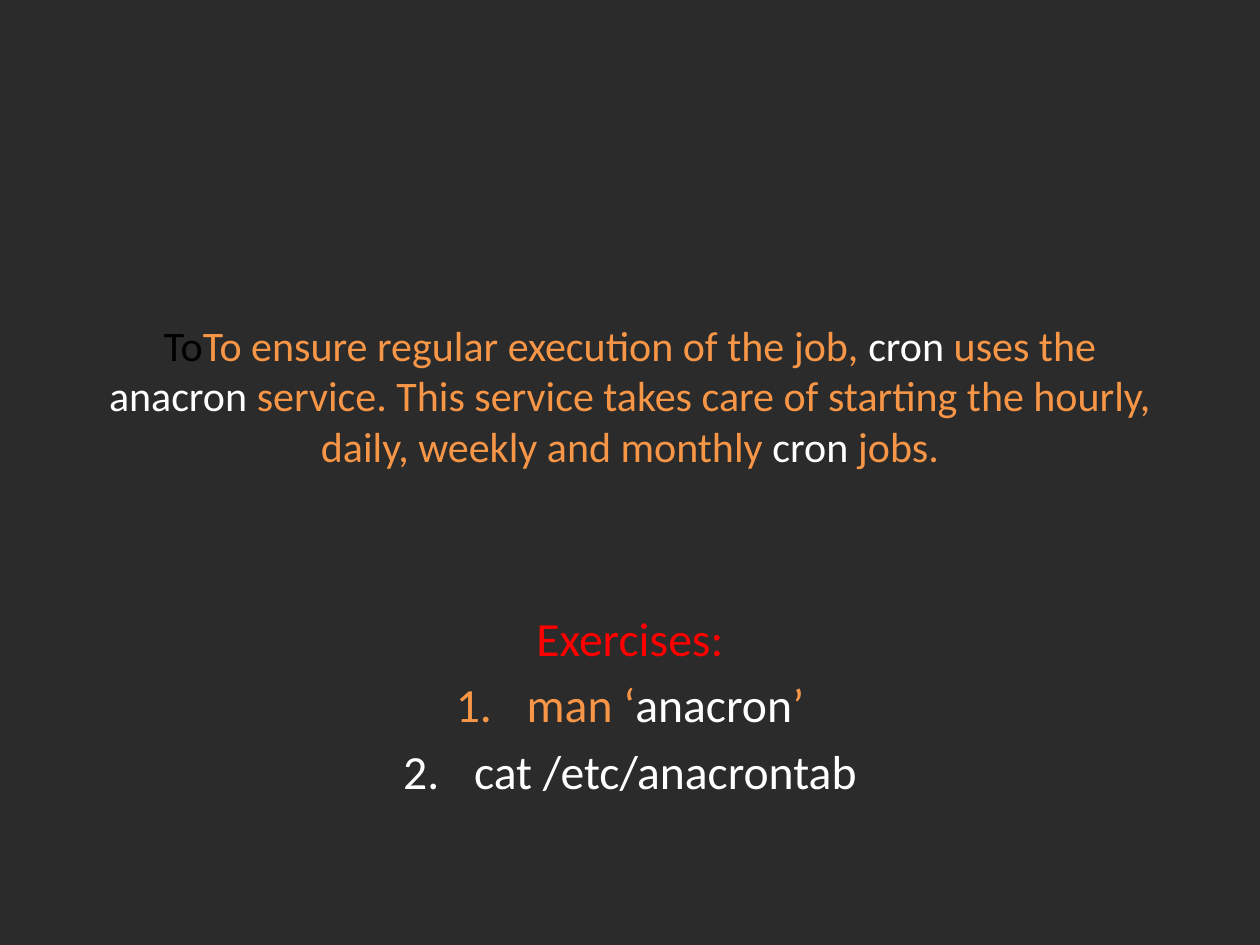
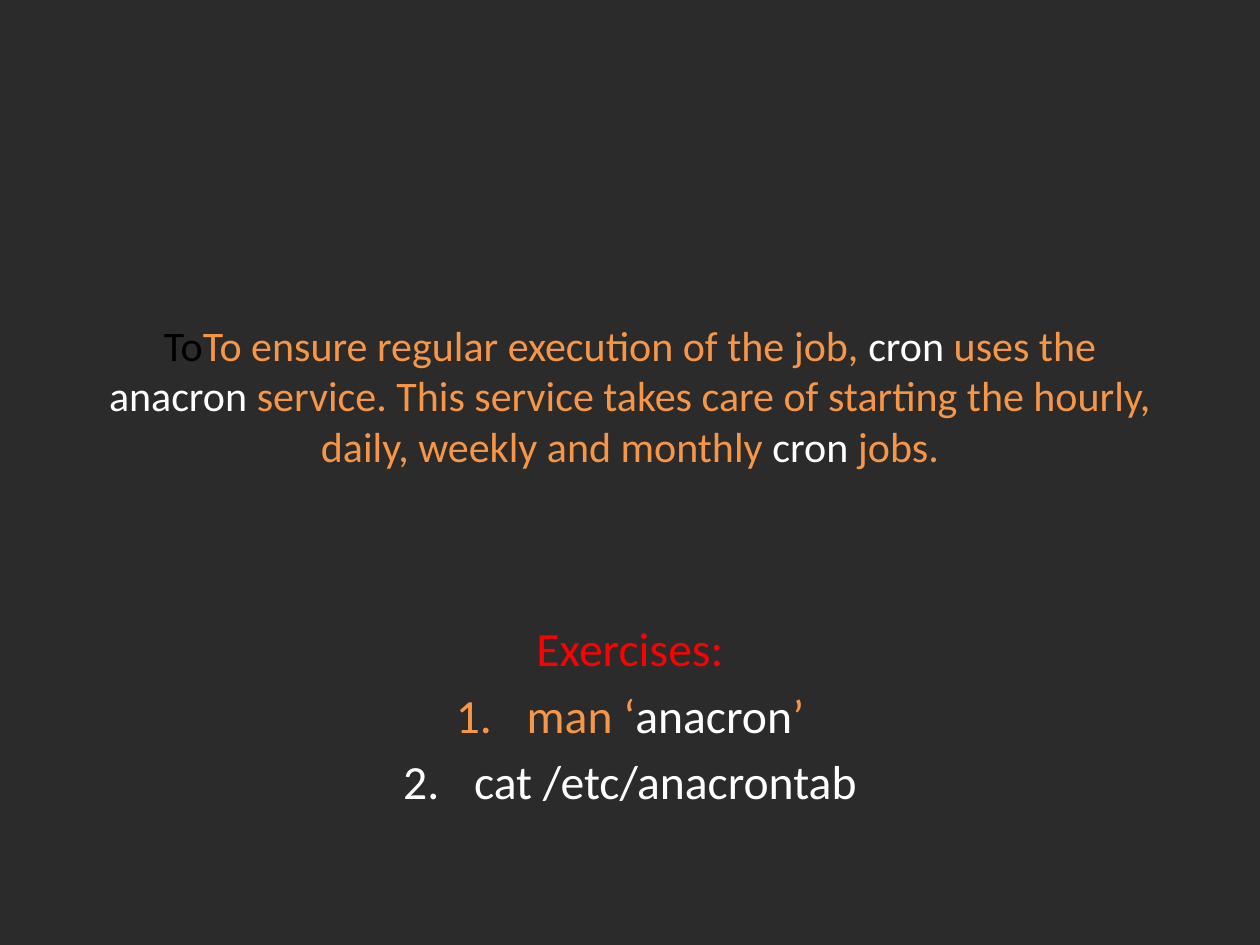
Before and after one commit to Academy-Soft-Intellect/Linux-Course, a slide deck: slide 8 of 09.Softwaremagement_And_Cron/09-SoftwareManagementAndCron.pptx. Drawn at 1260x945 pixels with LibreOffice and Linux fonts; fonts in the diff are those of the drawing; background and template pictures are left out; a plain dark background stands for a picture behind light text. Boxes give left, top, right and bottom in pixels: in the first picture for what was removed or moved away, otherwise in the second. Text is boxed around its words. In the diff, an @@ line names an element or a change of style, - is before the commit and + after.

Commit message:
Yum and cron

```diff
--- a/09.Softwaremagement_And_Cron/09-SoftwareManagementAndCron.pptx
+++ b/09.Softwaremagement_And_Cron/09-SoftwareManagementAndCron.pptx
@@ subtitle "Exercises:": place and size @@
-subtitle "Exercises:" at [474, 623, 857, 791]
+subtitle "Exercises:" at [474, 633, 857, 801]
```
Also in this commit, not shown: 2 other slides changed.
